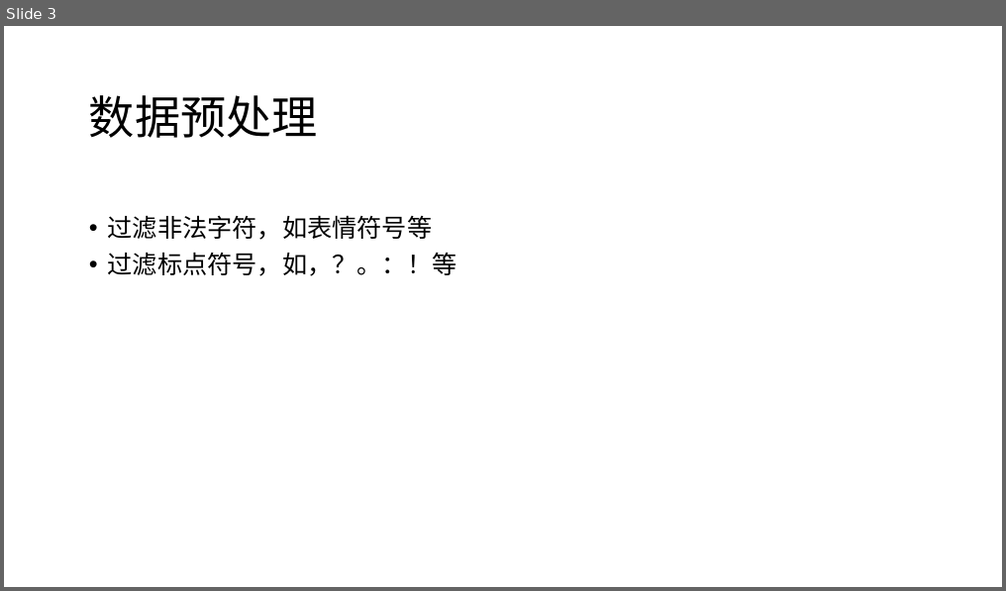
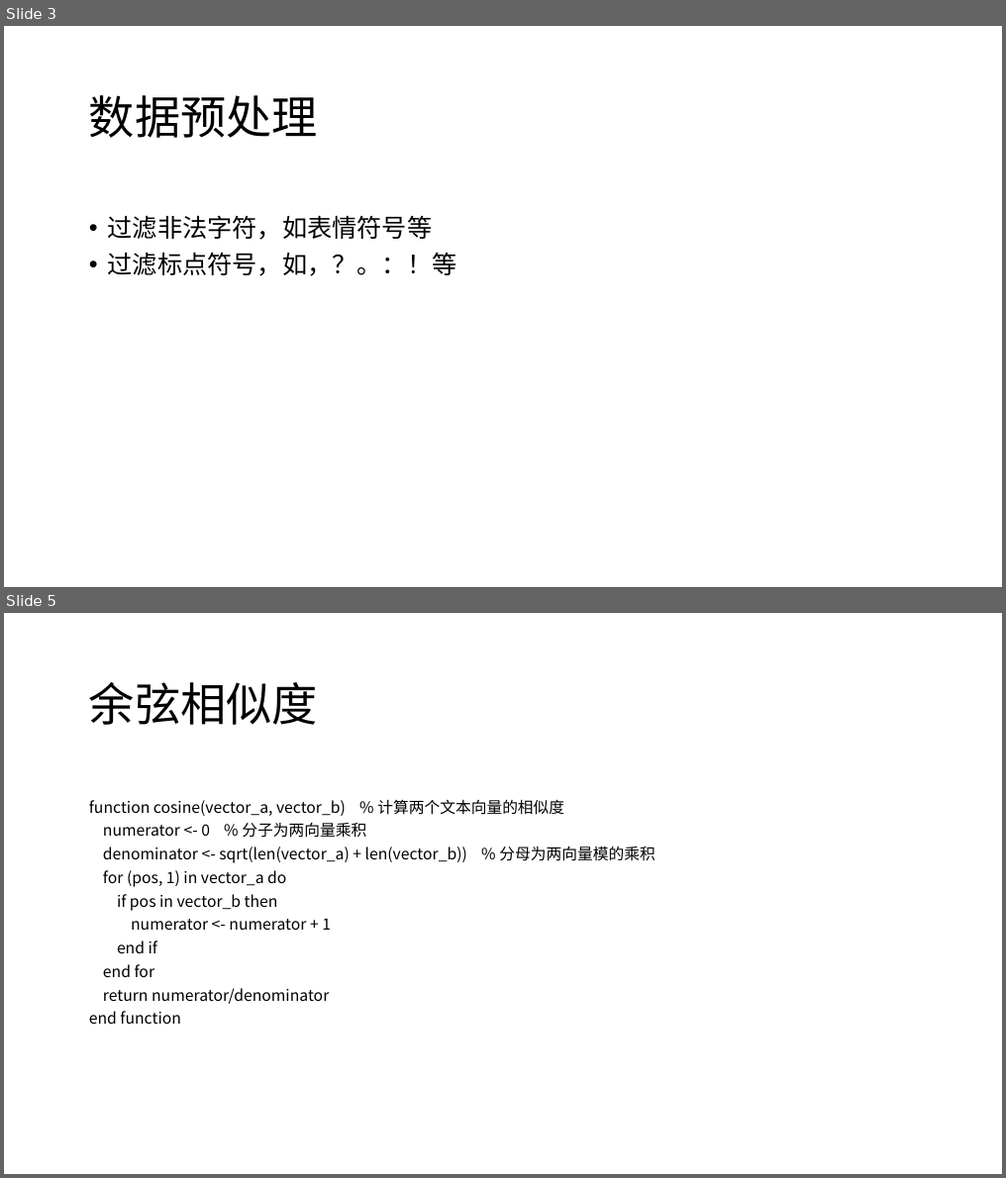
Before and after one commit to TransformersWsz/knn_csa, a slide deck: KNN中文情感分类.pptx. Shown one above the other, each under a label of ours: slide 3 before the commit, slides 3 and 5 after it; the slides between them are not shown. The pictures are 1006x591 and 1006x1178 pixels, drawn with LibreOffice and Linux fonts; fonts in the diff are those of the drawing. Boxes give left, top, right and bottom in pixels: in the first picture for what was removed or moved away, otherwise in the second. Text is boxed around its words. In the diff, an @@ line names an element or a change of style, - is before the commit and + after.

```diff
--- a/KNN中文情感分类.pptx
+++ b/KNN中文情感分类.pptx
@@ slide 5 added at <box>4,613,1002,1174</box>, background #FFFFFF @@
@@ title added at <box>89,682,318,725</box>, 44 pt, text #000000 @@
+余弦相似度
@@ text added at <box>89,799,654,1024</box>, 15 pt, text #000000 @@
+function cosine(vector_a, vector_b) % 计算两个文本向量的相似度
+numerator <- 0 % 分子为两向量乘积
+denominator <- sqrt(len(vector_a) + len(vector_b)) % 分母为两向量模的乘积
+for (pos, 1) in vector_a do
+if pos in vector_b then
+numerator <- numerator + 1
+end if
+end for
+return numerator/denominator
+end function
```
Also in this commit, not shown: 1 slide changed, 3 other slides added, 4 other files.
